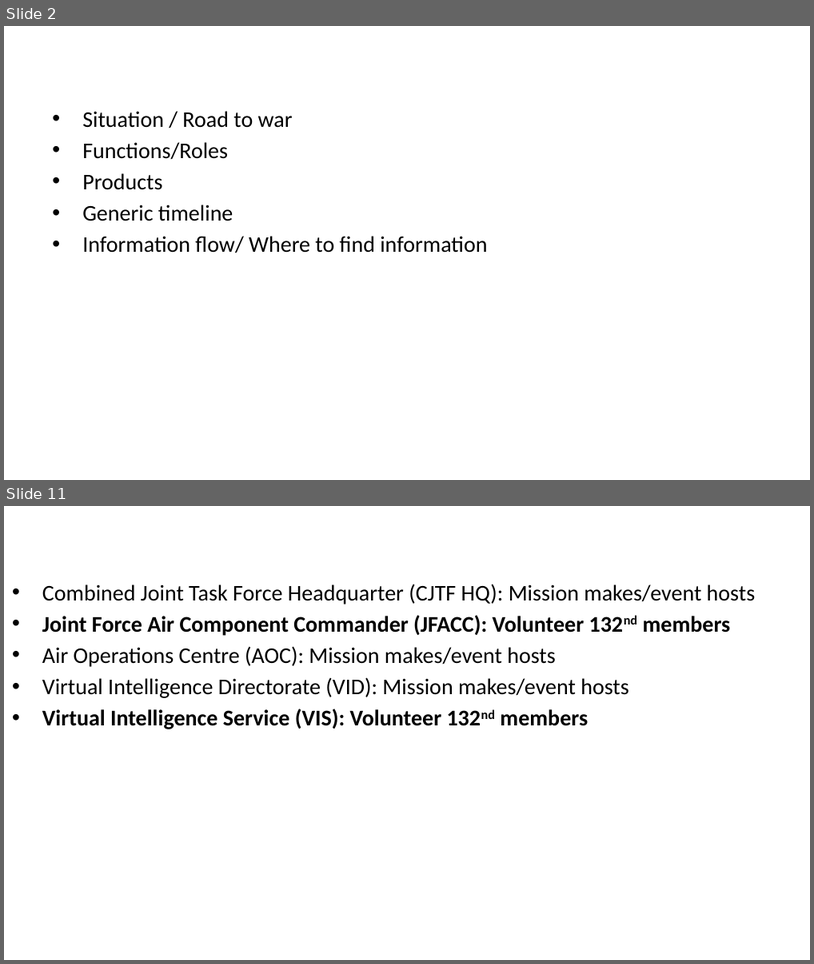
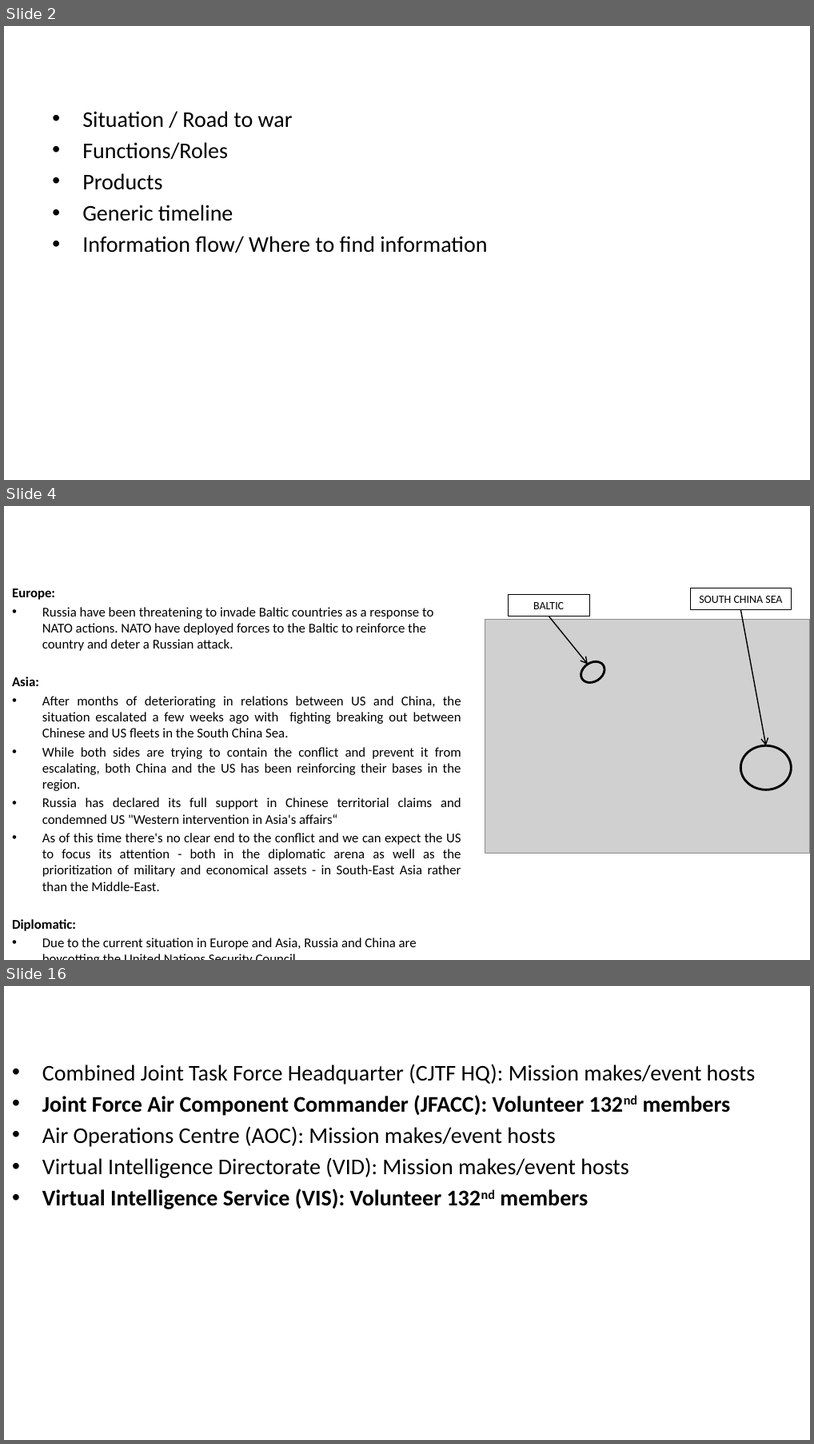
Before and after one commit to 132nd-vWing/OPAR-Brief, a slide deck: UNDER DEVELOPMENT/132nd OP ACTIVE RESOLVE Introduction Brief.pptx. Shown one above the other, each under a label of ours: slides 2 and 11 before the commit, slides 2, 4 and 16 after it; the slides between them are not shown. The pictures are 814x964 and 814x1444 pixels, drawn with LibreOffice and Linux fonts; fonts in the diff are those of the drawing; grey boxes stand for pictures; background and template pictures are left out. Boxes give left, top, right and bottom in pixels: in the first picture for what was removed or moved away, otherwise in the second. Text is boxed around its words. In the diff, an @@ line names an element or a change of style, - is before the commit and + after.

Commit message:
chg: Update to situation in Introduction brief

```diff
--- a/UNDER DEVELOPMENT/132nd OP ACTIVE RESOLVE Introduction Brief.pptx
+++ b/UNDER DEVELOPMENT/132nd OP ACTIVE RESOLVE Introduction Brief.pptx
@@ slide 4 added at (4, 506, 810, 960), background #FFFFFF @@
@@ text added at (12, 588, 462, 949), 12 pt, text #000000 @@
+Europe:
+• Russia have been threatening to invade Baltic countries as a response to NATO actions. NATO have deployed forces to the Baltic to reinforce the country and deter a Russian attack.
+Asia:
+• After months of deteriorating in relations between US and China, the situation escalated a few weeks ago with fighting breaking out between Chinese and US fleets in the South China Sea.
+• While both sides are trying to contain the conflict and prevent it from escalating, both China and the US has been reinforcing their bases in the region.
+• Russia has declared its full support in Chinese territorial claims and condemned US "Western intervention in Asia's affairs“
+• As of this time there's no clear end to the conflict and we can expect the US to focus its attention - both in the diplomatic arena as well as the prioritization of military and economical assets - in South-East Asia rather than the Middle-East.
+Diplomatic:
+• Due to the current situation in Europe and Asia, Russia and China are boycotting the United Nations Security Council.
@@ rectangle added at (508, 594, 590, 616), fill #FFFFFF at 30% opacity, outline #000000 0.5 pt, 10 pt, text #000000 @@
+BALTIC
@@ rectangle added at (691, 588, 792, 610), fill #FFFFFF at 30% opacity, outline #000000 0.5 pt, 10 pt, text #000000 @@
+SOUTH CHINA SEA
@@ picture added at (486, 620, 810, 853) @@
@@ arrow added from (549, 616) to (588, 664), #000000 1 pt @@
@@ arrow added from (741, 609) to (766, 745), #000000 1 pt @@
@@ ellipse added at (578, 657, 609, 686), outline #000000 2 pt @@
@@ title added at (42, 712, 90, 721), 28 pt, text #FFFFFF, bold @@
+GLOBAL SITUATION
@@ ellipse added at (741, 745, 792, 790), outline #000000 2 pt @@
@@ what was slide 11 is now slide 16 @@
```
Also in this commit, not shown: 8 slides changed, 4 other slides added, 1 other file.
